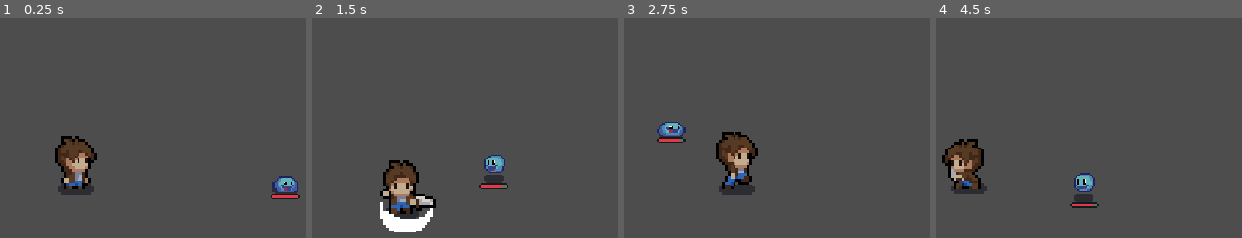
Above: before the commit, frames 1-4 (left to right).
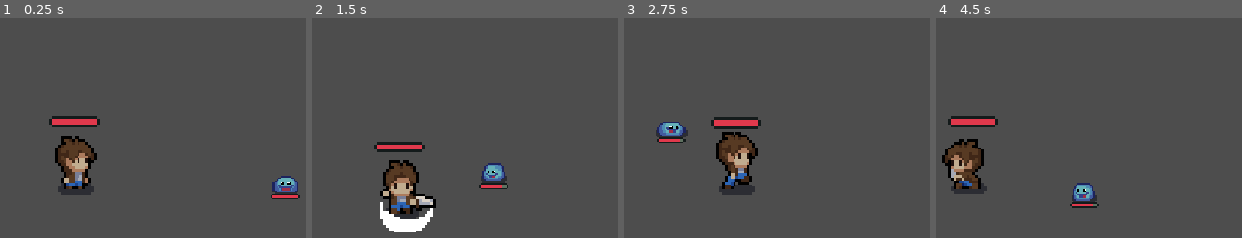
Above: after the commit, the same moments.

Repository: clarencze/godot_first_game
Game: Godot game, scene res://scenes/levels/game.tscn
Same seed, same stepped clock (60 frames per second), same inputs: the game is played once before the commit and once after it.
Inputs:
- Up to frame 1 (0.25 s): no input
- Up to frame 2 (1.5 s): hold D (right) 0.53-1.28 s; tap Space (attack) at 0.6, 1.35 s; hold S (down) from 1.28 s (still down)
- Up to frame 3 (2.75 s): release S (down) at 2.03 s; hold D (right) from 2.03 s (still down); tap Space (attack) at 2.1 s
- Up to frame 4 (4.5 s): release D (right) at 2.78 s; hold W (up) 2.78-3.53 s; tap Space (attack) at 2.85, 3.6, 4.35 s; hold A (left) from 3.53 s (still down)

The runs differ from the first frame. In frame 1, 1.0% of the frame differs, in the area x 16-97%, y 44-80%; in frame 2, 1.5%; in frame 3, 1.0%; in frame 4, 1.6%, in the area x 3-53%, y 44-84%.

Commit message:
fix slime movement

Diff:
--- a/scenes/characters/player.tscn
+++ b/scenes/characters/player.tscn
@@ -3,6 +3,7 @@
 [ext_resource type="Texture2D" uid="uid://pkje8kf8fn4x" path="res://assets/sprites/characters/player/player.png" id="1_3vyb7"]
 [ext_resource type="Script" uid="uid://dlslgol3r4snx" path="res://scripts/characters/player.gd" id="1_g2els"]
 [ext_resource type="AudioStream" uid="uid://c1f12we23s2li" path="res://assets/audio/combat/sword.wav" id="3_qhqgy"]
+[ext_resource type="PackedScene" uid="uid://cgiakm58gk76l" path="res://scenes/ui/health_bar.tscn" id="4_health"]
 
 [sub_resource type="AtlasTexture" id="AtlasTexture_3vyb7"]
 atlas = ExtResource("1_3vyb7")
@@ -448,5 +449,8 @@
 position = Vector2(0, 4.5)
 shape = SubResource("RectangleShape2D_p3481")
 
+[node name="HealthBar" parent="." instance=ExtResource("4_health")]
+position = Vector2(-9, -19)
+
 [connection signal="animation_finished" from="AnimatedSprite2D" to="." method="_on_animated_sprite_2d_animation_finished"]
 [connection signal="body_entered" from="Hitbox" to="." method="_on_hitbox_body_entered"]
--- a/scenes/characters/slime.tscn
+++ b/scenes/characters/slime.tscn
@@ -253,7 +253,7 @@
 "duration": 1.0,
 "texture": SubResource("AtlasTexture_v5wyi")
 }],
-"loop": 1,
+"loop": 0,
 "name": &"attack_down",
 "speed": 8.0
 }, {
@@ -279,7 +279,7 @@
 "duration": 1.0,
 "texture": SubResource("AtlasTexture_cxm07")
 }],
-"loop": 1,
+"loop": 0,
 "name": &"attack_right",
 "speed": 8.0
 }, {
@@ -305,7 +305,7 @@
 "duration": 1.0,
 "texture": SubResource("AtlasTexture_24adn")
 }],
-"loop": 1,
+"loop": 0,
 "name": &"attack_up",
 "speed": 8.0
 }, {
@@ -486,4 +486,3 @@
 
 [connection signal="area_shape_entered" from="Sight" to="." method="_on_sight_area_shape_entered"]
 [connection signal="area_shape_exited" from="Sight" to="." method="_on_sight_area_shape_exited"]
-[connection signal="body_exited" from="Sight" to="." method="_on_sight_body_exited"]
--- a/scripts/characters/player.gd
+++ b/scripts/characters/player.gd
@@ -1,15 +1,22 @@
 extends CharacterBody2D
 
 const SPEED: float = 300.0
+const MAX_HEALTH: int = 100
+const DAMAGE_INVULNERABILITY: float = 0.5
 
 var last_direction: Vector2 = Vector2.RIGHT
 var is_attacking: bool = false
 var hitbox_offset: Vector2
 var strength: int = 20
+var health: int = MAX_HEALTH
+var is_alive: bool = true
+var invulnerability_time: float = 0.0
 
 @onready var animated_sprite_2d: AnimatedSprite2D = $AnimatedSprite2D
 @onready var swing_sword: AudioStreamPlayer2D = $SwingSword
 @onready var hitbox: Area2D = $Hitbox
+@onready var body: Area2D = $Body
+@onready var health_bar: Node2D = $HealthBar
 
 
 func _ready() -> void:
@@ -17,7 +24,12 @@
 	hitbox.monitoring = false
 
 
-func _physics_process(_delta: float) -> void:
+func _physics_process(delta: float) -> void:
+	invulnerability_time = maxf(invulnerability_time - delta, 0.0)
+	if not is_alive:
+		velocity = Vector2.ZERO
+		return
+
 	process_movement()
 
 	if Input.is_action_just_pressed("attack") and not is_attacking:
@@ -64,6 +76,9 @@
 
 
 func attack() -> void:
+	if not is_alive:
+		return
+
 	is_attacking = true
 	update_hitbox_offset()
 	hitbox.monitoring = true
@@ -94,7 +109,25 @@
 
 
 func _on_hitbox_body_entered(body: Node2D) -> void:
-	print("Hitbox touched: ", body.name)
+	if is_attacking and body.has_method("take_damage"):
+		body.take_damage(strength, global_position)
 
-	if is_attacking and body.has_method("take_damage"):
-		body.take_damage(strength, position)
+
+func take_damage(damage: int, _attacker_position: Vector2) -> void:
+	if not is_alive or invulnerability_time > 0.0:
+		return
+
+	health = maxi(health - damage, 0)
+	health_bar.update_health(health)
+	invulnerability_time = DAMAGE_INVULNERABILITY
+	if health <= 0:
+		_die()
+
+
+func _die() -> void:
+	is_alive = false
+	is_attacking = false
+	velocity = Vector2.ZERO
+	hitbox.monitoring = false
+	body.monitorable = false
+	animated_sprite_2d.play("dead")
--- a/scripts/characters/slime.gd
+++ b/scripts/characters/slime.gd
@@ -1,46 +1,103 @@
 extends CharacterBody2D
 
-const SPEED: int = 150
+enum State { IDLE, MOVE, ATTACK }
+
+const SPEED: float = 150.0
+# The characters are scaled in game.tscn, so this range must clear their
+# world-space collision shapes before the slime can begin its swing.
+const ATTACK_RANGE: float = 60.0
+const ATTACK_DAMAGE: int = 15
+const ATTACK_WINDUP: float = 0.45
+const ATTACK_DURATION: float = 0.9
+const ATTACK_COOLDOWN: float = 0.65
+const KNOCKBACK_FORCE: float = 100.0
 
 var is_alive: bool = true
-var target: Node2D = null
-var last_direction: Vector2 = Vector2.RIGHT
+var target: Node2D
+var last_direction := Vector2.RIGHT
 var health: int = 100
-var KNOCKBACK_FORCE: int = 100
+var state: State = State.IDLE
+var attack_time: float = 0.0
+var cooldown_time: float = 0.0
+var has_dealt_damage: bool = false
 
 @onready var animated_sprite_2d: AnimatedSprite2D = $AnimatedSprite2D
 @onready var take_damage_sound: AudioStreamPlayer2D = $TakeDamage
 @onready var health_bar: Node2D = $HealthBar
 
-func _physics_process(_delta: float) -> void:
+
+func _physics_process(delta: float) -> void:
 	if not is_alive:
 		velocity = Vector2.ZERO
 		return
 
-	if is_alive and target:
-		_attack_target()
+	cooldown_time = maxf(cooldown_time - delta, 0.0)
+	if not is_instance_valid(target):
+		target = null
+
+	if state == State.ATTACK:
+		_process_attack(delta)
+	elif target == null:
+		_set_state(State.IDLE)
 	else:
-		velocity = Vector2.ZERO
+		_process_target()
 
-	process_animation()
 	move_and_slide()
 
 
-func _attack_target() -> void:
+func _process_target() -> void:
 	var direction := global_position.direction_to(target.global_position)
+	var distance := global_position.distance_to(target.global_position)
+	if direction != Vector2.ZERO:
+		last_direction = direction
 
-	velocity = direction * SPEED
-	last_direction = direction
+	if distance <= ATTACK_RANGE:
+		velocity = Vector2.ZERO
+		if cooldown_time <= 0.0:
+			_start_attack()
+		else:
+			_set_state(State.IDLE)
+	else:
+		velocity = direction * SPEED
+		_set_state(State.MOVE)
+		play_animation("move", last_direction)
 
 
-func process_animation() -> void:
-	if not is_alive:
+func _start_attack() -> void:
+	attack_time = 0.0
+	has_dealt_damage = false
+	_set_state(State.ATTACK)
+
+
+func _process_attack(delta: float) -> void:
+	velocity = Vector2.ZERO
+	attack_time += delta
+
+	if not has_dealt_damage and attack_time >= ATTACK_WINDUP:
+		has_dealt_damage = true
+		if is_instance_valid(target) \
+			and global_position.distance_to(target.global_position) <= ATTACK_RANGE + 8.0 \
+			and target.has_method("take_damage"):
+			target.take_damage(ATTACK_DAMAGE, global_position)
+
+	if attack_time >= ATTACK_DURATION:
+		cooldown_time = ATTACK_COOLDOWN
+		_set_state(State.IDLE)
+
+
+func _set_state(new_state: State) -> void:
+	if state == new_state:
 		return
 
-	if velocity != Vector2.ZERO:
-		play_animation("attack", last_direction)
-	else:
-		play_animation("idle", last_direction)
+	state = new_state
+	match state:
+		State.IDLE:
+			velocity = Vector2.ZERO
+			play_animation("idle", last_direction)
+		State.MOVE:
+			play_animation("move", last_direction)
+		State.ATTACK:
+			play_animation("attack", last_direction)
 
 
 func play_animation(prefix: String, direction: Vector2) -> void:
@@ -50,25 +107,28 @@
 	elif direction.y < 0:
 		animated_sprite_2d.flip_h = false
 		animated_sprite_2d.play(prefix + "_up")
-	elif direction.y > 0:
+	else:
 		animated_sprite_2d.flip_h = false
 		animated_sprite_2d.play(prefix + "_down")
 
 
-func take_damage(damage: int, attacker_posistion: Vector2) -> void:
-	health -= damage
+func take_damage(damage: int, attacker_position: Vector2) -> void:
+	if not is_alive:
+		return
+
+	health = maxi(health - damage, 0)
 	health_bar.update_health(health)
 	take_damage_sound.play()
 	if health <= 0:
 		_die()
 	else:
-		var knockback_direction = (position - attacker_posistion).normalized()
-		var target_position = position + knockback_direction * KNOCKBACK_FORCE
-
-		var tween = create_tween()
+		var knockback_direction := attacker_position.direction_to(global_position)
+		var target_position := position + knockback_direction * KNOCKBACK_FORCE
+		var tween := create_tween()
 		tween.set_ease(Tween.EASE_OUT)
 		tween.set_trans(Tween.TRANS_CUBIC)
 		tween.tween_property(self, "position", target_position, 0.5)
+
 
 func _die() -> void:
 	if not is_alive:
@@ -80,6 +140,7 @@
 	animated_sprite_2d.play("dead")
 	await animated_sprite_2d.animation_finished
 	queue_free()
+
 
 func _on_sight_area_shape_entered(
 	_area_rid: RID,
@@ -97,6 +158,8 @@
 	_area_shape_index: int,
 	_local_shape_index: int
 ) -> void:
-	if area.name == "Body":
+	if area.name == "Body" and area.get_parent() == target:
 		target = null
 		velocity = Vector2.ZERO
+		if state != State.ATTACK:
+			_set_state(State.IDLE)
--- a/scripts/ui/health_bar.gd
+++ b/scripts/ui/health_bar.gd
@@ -1,9 +1,10 @@
 extends Node2D
 
 @onready var health_bar: Sprite2D = $Health
-@onready var defaulth_width = health_bar.region_rect.size.x
-@onready var defaulth_height = health_bar.region_rect.size.y
+@onready var default_width: float = health_bar.region_rect.size.x
+@onready var default_height: float = health_bar.region_rect.size.y
 
 func update_health(new_health: int) -> void:
-	var new_width = (new_health / 100.0) * defaulth_width
-	health_bar.region_rect = Rect2(0, 0, new_width, defaulth_height)
+	var health_percent := clampf(new_health / 100.0, 0.0, 1.0)
+	var new_width: float = health_percent * default_width
+	health_bar.region_rect = Rect2(0, 0, new_width, default_height)
